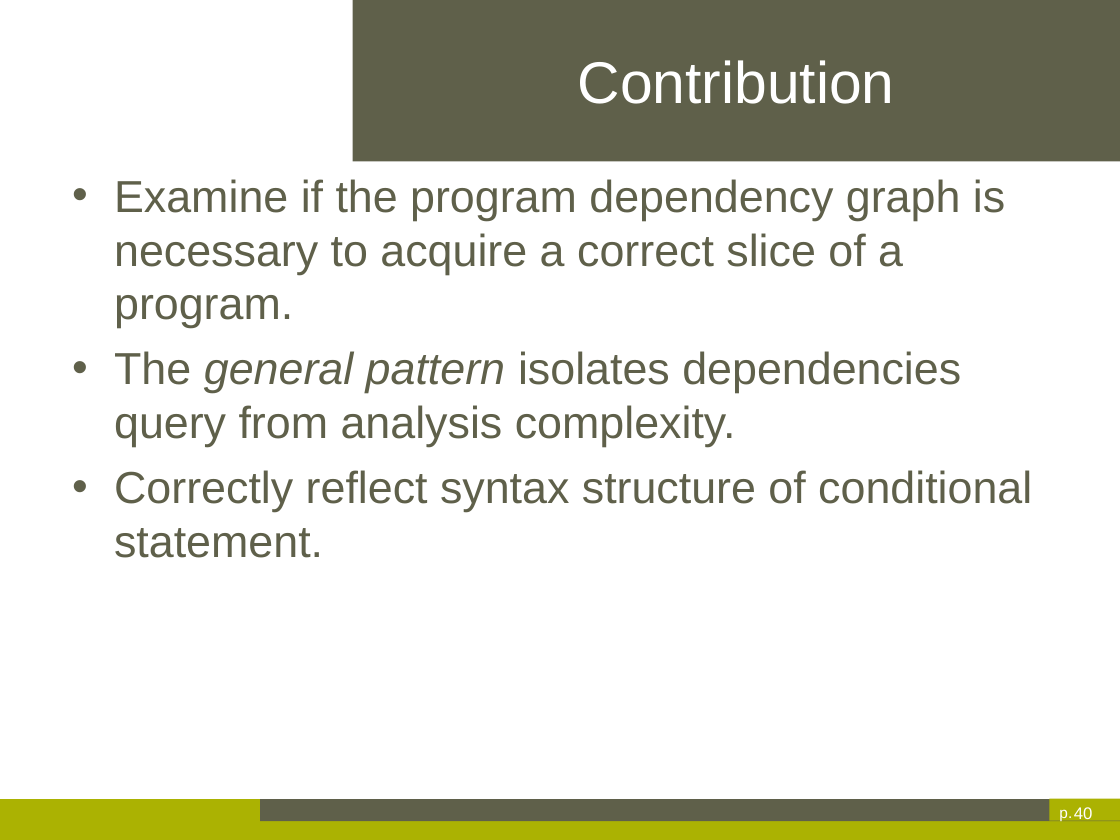
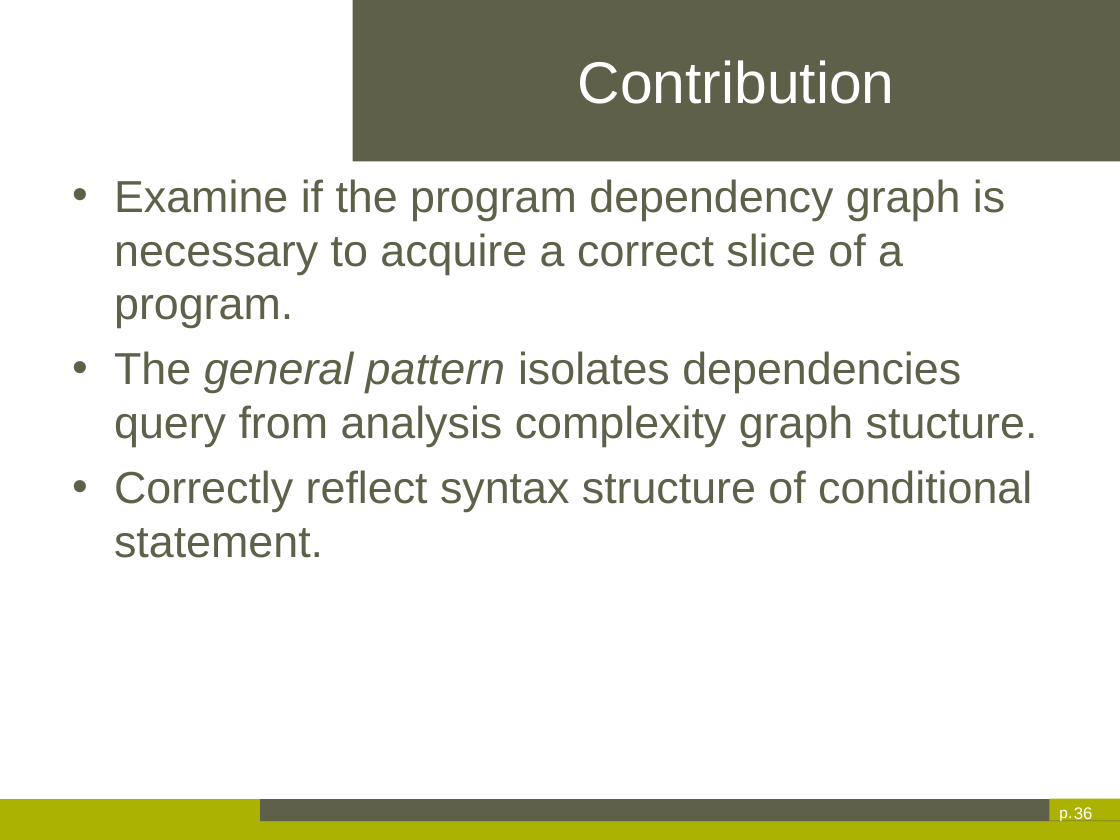
Before and after one commit to axrbao/Thesis-dessertation, a slide deck: slide 36 of Xinran AI-Thesis Presentation.pptx (slide 40 before the commit). Drawn at 1120x840 pixels with LibreOffice and Linux fonts; fonts in the diff are those of the drawing; background and template pictures are left out. Boxes give left, top, right and bottom in pixels: in the first picture for what was removed or moved away, otherwise in the second. Text is boxed around its words. In the diff, an @@ line names an element or a change of style, - is before the commit and + after.

```diff
--- a/Xinran AI-Thesis Presentation.pptx
+++ b/Xinran AI-Thesis Presentation.pptx
@@ text at (114,351,1038,447): text changed @@
-• The general pattern isolates dependencies query from analysis complexity.
+• The general pattern isolates dependencies query from analysis complexity graph stucture.
@@ page number at (1074,807,1093,819): text changed @@
-40
+36
```
Also in this commit, not shown: 16 other slides changed, 5 slides removed.
